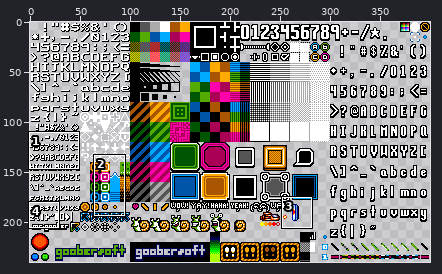
File history of a sprite sheet, gb/media/images/gb-0.png. Above, an overview of the earlier version with the close-up marked.
Close-up. First the earlier version:
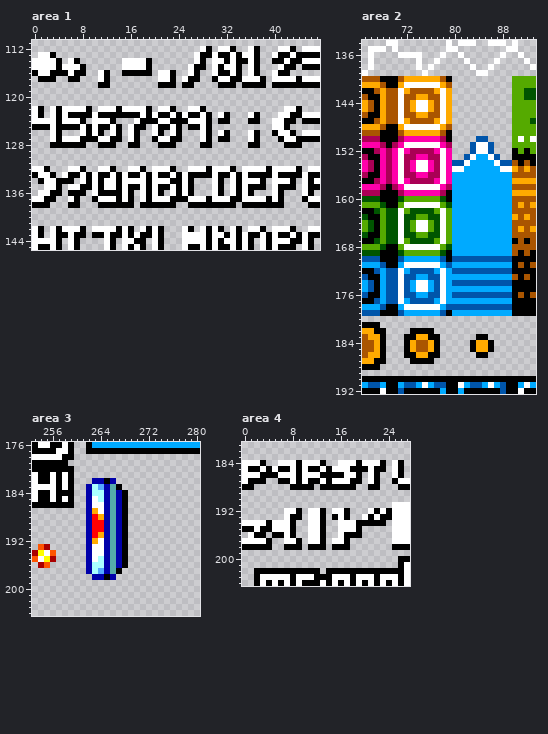
The file is 400x240 pixels. Shown: area 1: x 0..47, y 111..145; area 2: x 65..93, y 134..192; area 3: x 253..280, y 176..204; area 4: x 0..27, y 181..204.
Now the later version:
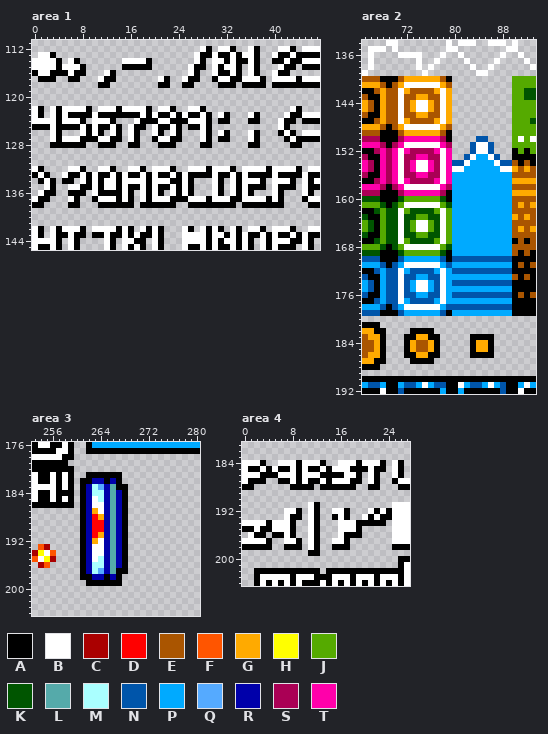
Palette (. is transparent): A #000000  B #ffffff  C #aa0000  D #ff0000  E #aa5500  F #ff5500  G #ffaa00  H #ffff00  J #55aa00  K #005500  L #55aaaa  M #aaffff  N #0055aa  P #00aaff  Q #55aaff  R #0000aa  S #aa0055  T #ff00aa
Change:
Area 1:
Colour A is added in rows 116 to 117 at x 13.
Colour A replaces colour B in row 115 at x 15 to 18; in row 117 at x 22; in row 126 at x 41; in row 127 at x 42; in row 132 at x 1; in row 133 at x 2.
Colour A replaces colour B in rows 134 to 135 at x 3; in row 136 at x 2; in row 137 at x 1.
Colour B replaces colour A in row 116 at x 12.
Colour A is removed in row 116 at x 15 to 19 and 23; in rows 117 to 118 at x 23; in row 126 at x 40; in row 127 at x 41; in row 128 at x 42; in row 132 at x 2.
Colour A is removed in row 133 at x 3; in rows 134 to 136 at x 4; in row 137 at x 3; in row 138 at x 2.
Colour B is removed in row 116 at x 11 and 21 to 22; in row 122 at x 42; in row 123 at x 41; in rows 124 to 125 at x 40.
Area 2:
Colour A is added in row 183 at x 83 and 86; in row 186 at x 83 and 86.
Colour E replaces colour A in row 141 at x 70; in row 148 at x 70.
Colour K replaces colour A in row 161 at x 70; in row 168 at x 70.
Colour N replaces colour A in row 171 at x 70; in row 178 at x 70.
Area 3:
Colour A is added in row 181 at x 262 to 267; in row 182 at x 261 to 262 and 267; in row 183 at x 261 and 268; in rows 184 to 196 at x 261; in row 197 at x 261 and 268; in row 198 at x 261 to 262 and 267.
Colour A is added in row 199 at x 262 to 267.
Area 4:
Colour A is added in row 191 at x 12; in row 199 at x 11 to 12.
Colour A replaces colour B in rows 192 to 197 at x 12.
Colour B is added in row 191 at x 11.
Colour B replaces colour A in row 198 at x 11.
Colour A is removed in rows 192 to 198 at x 13.
